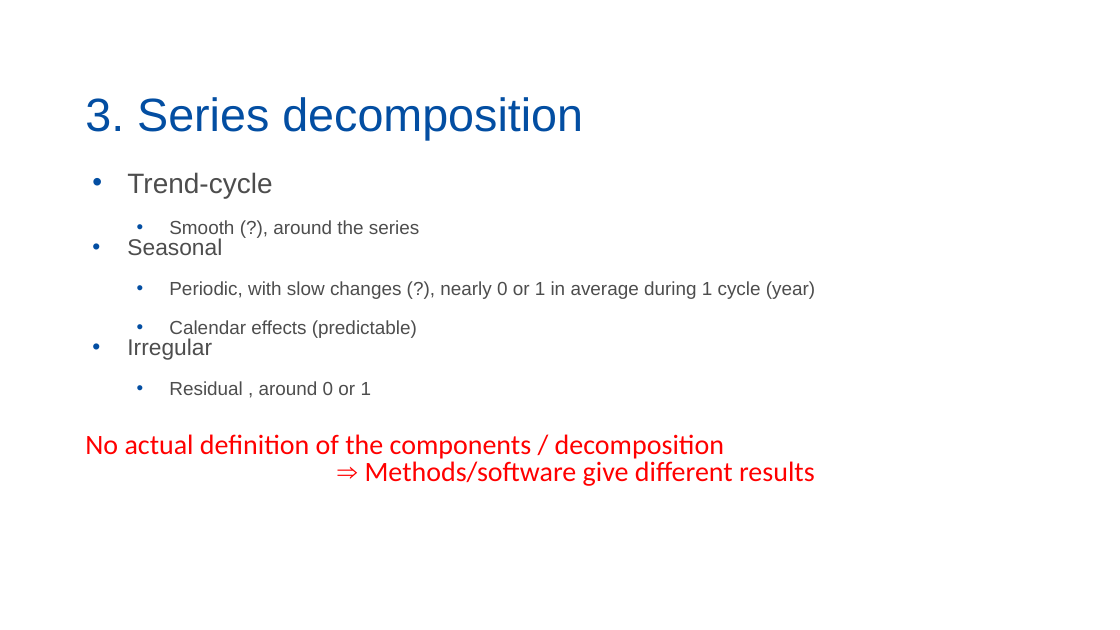
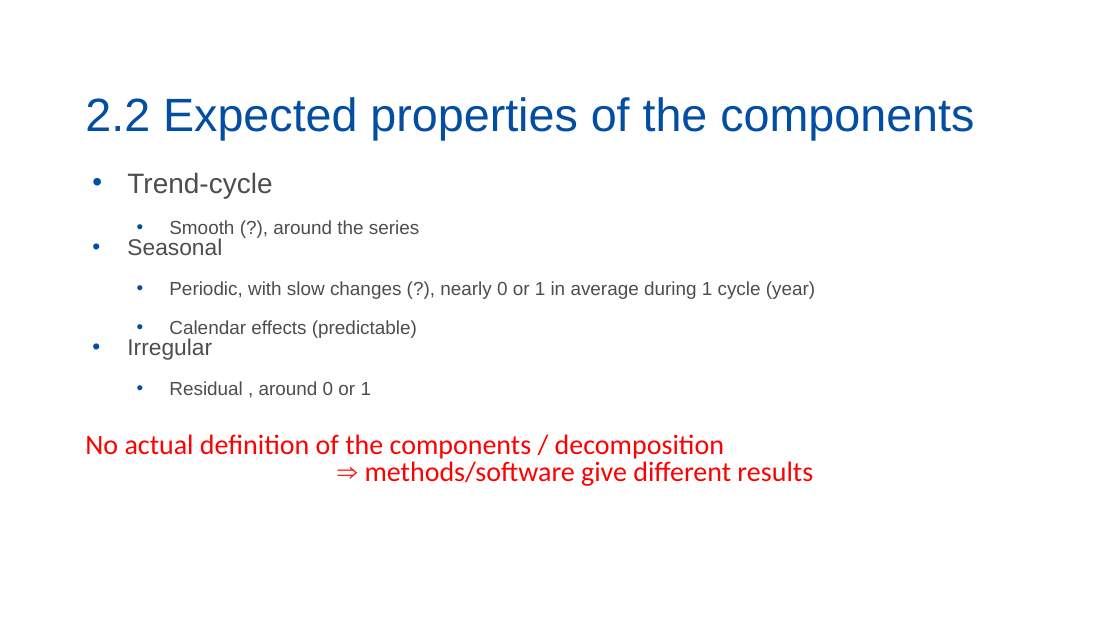
Before and after one commit to palatej/ESTP2026, a slide deck: slide 6 of 1.0 Seasonal adjustment.pptx (slide 8 before the commit). Drawn at 1120x630 pixels with LibreOffice and Linux fonts; fonts in the diff are those of the drawing. Boxes give left, top, right and bottom in pixels: in the first picture for what was removed or moved away, otherwise in the second. Text is boxed around its words. In the diff, an @@ line names an element or a change of style, - is before the commit and + after.

```diff
--- a/1.0 Seasonal adjustment.pptx
+++ b/1.0 Seasonal adjustment.pptx
@@ title at bbox=[85, 97, 974, 141]: text changed @@
-3. Series decomposition
+2.2 Expected properties of the components
@@ text at bbox=[365, 457, 813, 486]: text changed @@
-⇒ Methods/software give different results
+⇒ methods/software give different results
```
Also in this commit, not shown: 6 other slides changed, 2 slides added, 8 other files.
